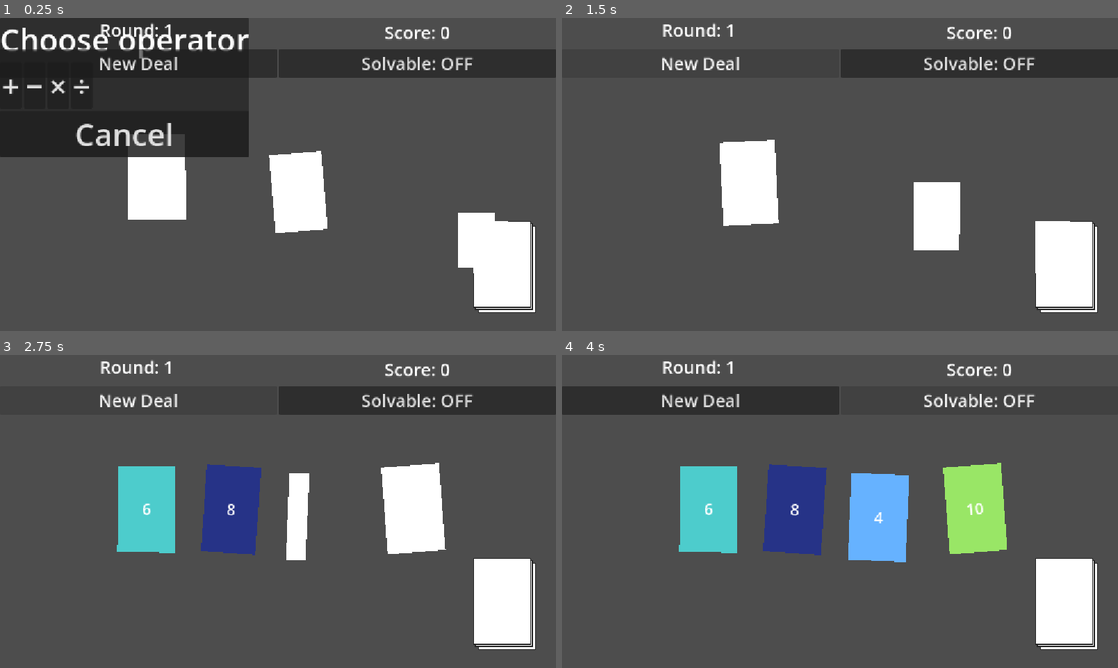
Above: before the commit, frames 1-4 (two rows, left to right).
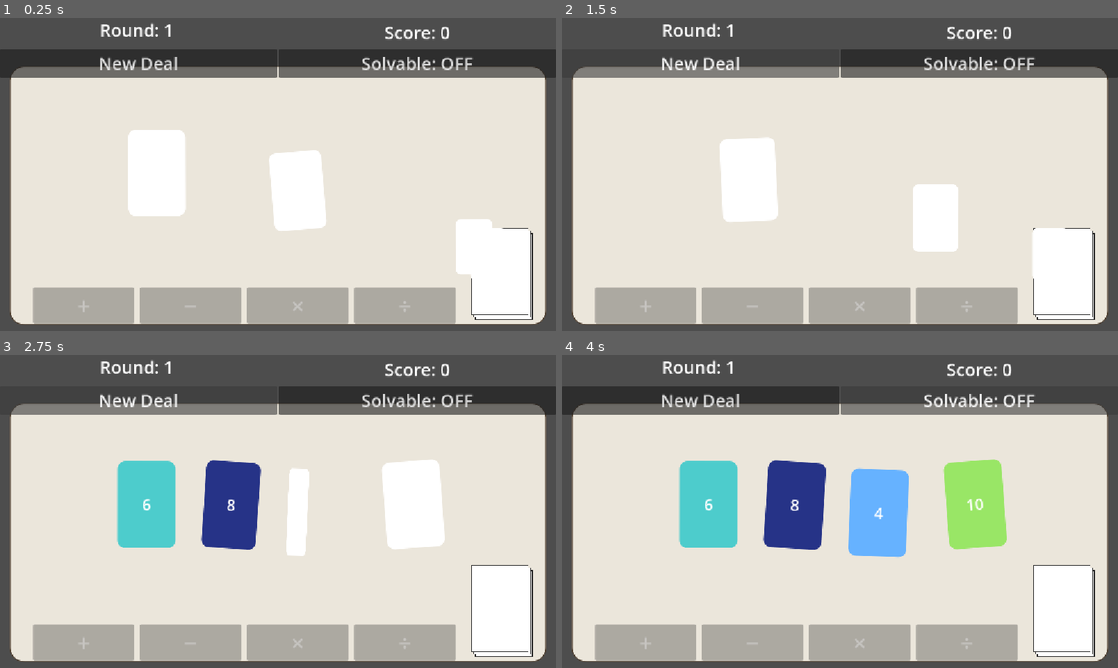
Above: after the commit, the same moments.

Repository: sky-q-xu/card-24
Game: Godot game, scene res://scenes/main.tscn
Two runs of this game, one before a commit and one after it. Both use one fixed random seed, a clock stepped at 60 frames per second and the inputs below.
Inputs (mouse positions are in pixels of both pictures, inside the frame that each line leads up to):
- Up to frame 1 (0.25 s): no input
- Up to frame 2 (1.5 s): click (573, 86) at 0.5 s, where only the run before the commit has a clickable "+"; click "New Deal" at 1.25 s
- Up to frame 3 (2.75 s): click "New Deal" at 2 s
- Up to frame 4 (4 s): click "Solvable: OFF" at 2.75 s; click "Solvable: ON" at 3.5 s

The runs differ from the first frame. In frame 1, 76% of the frame differs, in the area x 0-99%, y 0-98%; in frame 2, 72%; in frame 3, 68%; in frame 4, 66%.
Error in both runs: Invalid assignment of property or key 'input_enabled' with value of type 'bool' on a base object of type 'Nil'. (res://scripts/main.gd:60)

Commit message:
Redesign layout: background panel, bottom operator bar, rounded cards
- Add warm rounded-corner background panel behind the play area
- Move deck to bottom-right corner (975, 435)
- Replace mid-screen OperatorPopup with a permanent bottom bar;
  buttons are disabled until a card drop activates them
- Add 16px corner radius to all card StyleBoxes via _make_style helper
- Restore card rotation on merge cancel

Co-Authored-By: Claude Sonnet 4.6 <noreply@anthropic.com>

Diff:
--- a/scenes/main.tscn
+++ b/scenes/main.tscn
@@ -1,7 +1,7 @@
-[gd_scene load_steps=7 format=3]
+[gd_scene load_steps=8 format=3]
 
 [ext_resource type="Script" path="res://scripts/main.gd" id="1"]
-[ext_resource type="PackedScene" path="res://scenes/operator_popup.tscn" id="2"]
+[ext_resource type="PackedScene" path="res://scenes/operator_bar.tscn" id="2"]
 [ext_resource type="PackedScene" path="res://scenes/hud.tscn" id="3"]
 [ext_resource type="PackedScene" path="res://scenes/screens/win_screen.tscn" id="4"]
 [ext_resource type="PackedScene" path="res://scenes/screens/lose_screen.tscn" id="5"]
@@ -14,27 +14,52 @@
 border_width_bottom = 2
 border_color = Color(0.15, 0.15, 0.15, 1)
 
+[sub_resource type="StyleBoxFlat" id="7"]
+bg_color = Color(0.92, 0.90, 0.86, 1)
+border_width_left = 2
+border_width_top = 2
+border_width_right = 2
+border_width_bottom = 2
+border_color = Color(0.30, 0.24, 0.18, 1)
+corner_radius_top_left = 28
+corner_radius_top_right = 28
+corner_radius_bottom_left = 28
+corner_radius_bottom_right = 28
+
 [node name="Main" type="Node2D"]
 script = ExtResource("1")
+
+[node name="BackgroundLayer" type="CanvasLayer" parent="."]
+layer = -1
+
+[node name="Background" type="Panel" parent="BackgroundLayer"]
+layout_mode = 1
+anchor_right = 1.0
+anchor_bottom = 1.0
+offset_left = 20.0
+offset_top = 100.0
+offset_right = -20.0
+offset_bottom = -12.0
+theme_override_styles/panel = SubResource("7")
 
 [node name="GameBoard" type="Node2D" parent="."]
 
 [node name="CardSlots" type="Node2D" parent="GameBoard"]
 
 [node name="Slot0" type="Marker2D" parent="GameBoard/CardSlots"]
-position = Vector2(246, 234)
+position = Vector2(246, 225)
 
 [node name="Slot1" type="Marker2D" parent="GameBoard/CardSlots"]
-position = Vector2(426, 234)
+position = Vector2(426, 225)
 
 [node name="Slot2" type="Marker2D" parent="GameBoard/CardSlots"]
-position = Vector2(606, 234)
+position = Vector2(606, 225)
 
 [node name="Slot3" type="Marker2D" parent="GameBoard/CardSlots"]
-position = Vector2(786, 234)
+position = Vector2(786, 225)
 
 [node name="Deck" type="Node2D" parent="GameBoard"]
-position = Vector2(980, 420)
+position = Vector2(975, 435)
 
 [node name="Layer2" type="Panel" parent="GameBoard/Deck"]
 offset_left = 10.0
@@ -55,12 +80,7 @@
 offset_bottom = 180.0
 theme_override_styles/panel = SubResource("6")
 
-
-[node name="UILayer" type="CanvasLayer" parent="."]
-
-[node name="OperatorPopup" parent="UILayer" instance=ExtResource("2")]
-layout_mode = 3
-anchors_preset = 0
+[node name="OperatorBar" parent="." instance=ExtResource("2")]
 
 [node name="HUD" parent="." instance=ExtResource("3")]
 
--- /dev/null
+++ b/scenes/operator_bar.tscn
@@ -0,0 +1,50 @@
+[gd_scene load_steps=2 format=3]
+
+[ext_resource type="Script" path="res://scripts/operator_bar.gd" id="1"]
+
+[node name="OperatorBar" type="CanvasLayer"]
+layer = 5
+script = ExtResource("1")
+
+[node name="Bar" type="HBoxContainer" parent="."]
+layout_mode = 1
+anchor_left = 0.06
+anchor_right = 0.82
+anchor_top = 1.0
+anchor_bottom = 1.0
+offset_top = -90.0
+offset_bottom = -15.0
+theme_override_constants/separation = 12
+
+[node name="ButtonPlus" type="Button" parent="Bar"]
+layout_mode = 2
+size_flags_horizontal = 3
+size_flags_vertical = 3
+theme_override_font_sizes/font_size = 48
+text = "+"
+
+[node name="ButtonMinus" type="Button" parent="Bar"]
+layout_mode = 2
+size_flags_horizontal = 3
+size_flags_vertical = 3
+theme_override_font_sizes/font_size = 48
+text = "−"
+
+[node name="ButtonMul" type="Button" parent="Bar"]
+layout_mode = 2
+size_flags_horizontal = 3
+size_flags_vertical = 3
+theme_override_font_sizes/font_size = 48
+text = "×"
+
+[node name="ButtonDiv" type="Button" parent="Bar"]
+layout_mode = 2
+size_flags_horizontal = 3
+size_flags_vertical = 3
+theme_override_font_sizes/font_size = 48
+text = "÷"
+
+[connection signal="pressed" from="Bar/ButtonPlus" to="." method="_on_button_pressed" binds= ["+"]]
+[connection signal="pressed" from="Bar/ButtonMinus" to="." method="_on_button_pressed" binds= ["-"]]
+[connection signal="pressed" from="Bar/ButtonMul" to="." method="_on_button_pressed" binds= ["*"]]
+[connection signal="pressed" from="Bar/ButtonDiv" to="." method="_on_button_pressed" binds= ["/"]]
--- a/scripts/card.gd
+++ b/scripts/card.gd
@@ -21,25 +21,28 @@
 const CARD_W := 120.0
 const CARD_H := 180.0
 
+func _make_style(color: Color) -> StyleBoxFlat:
+	var s := StyleBoxFlat.new()
+	s.bg_color = color
+	s.corner_radius_top_left = 16
+	s.corner_radius_top_right = 16
+	s.corner_radius_bottom_left = 16
+	s.corner_radius_bottom_right = 16
+	return s
+
 func setup(v: float, d: String, s: int) -> void:
 	value = v
 	display = d
 	suit = s
 	$Panel/Label.text = d
-	var style := StyleBoxFlat.new()
-	style.bg_color = _color_for_value(v)
-	$Panel.add_theme_stylebox_override("panel", style)
+	$Panel.add_theme_stylebox_override("panel", _make_style(_color_for_value(v)))
 
 func set_face_down() -> void:
-	var style := StyleBoxFlat.new()
-	style.bg_color = Color(1, 1, 1, 1)
-	$Panel.add_theme_stylebox_override("panel", style)
+	$Panel.add_theme_stylebox_override("panel", _make_style(Color(1, 1, 1, 1)))
 	$Panel/Label.visible = false
 
 func reveal_face() -> void:
-	var style := StyleBoxFlat.new()
-	style.bg_color = _color_for_value(value)
-	$Panel.add_theme_stylebox_override("panel", style)
+	$Panel.add_theme_stylebox_override("panel", _make_style(_color_for_value(value)))
 	$Panel/Label.visible = true
 
 func _color_for_value(v: float) -> Color:
--- a/scripts/main.gd
+++ b/scripts/main.gd
@@ -2,7 +2,7 @@
 
 const CARD_SCENE = preload("res://scenes/card.tscn")
 
-@onready var operator_popup: OperatorPopup = $UILayer/OperatorPopup
+@onready var operator_bar = $OperatorBar
 @onready var _card_slots: Node2D = $GameBoard/CardSlots
 @onready var _deck: Node2D = $GameBoard/Deck
 
@@ -61,22 +61,23 @@
 
 func _on_card_dropped_on(source: Card, target: Card) -> void:
 	_set_cards_interactive(false)
-	var mid := (source.global_position + target.global_position) / 2.0
-	operator_popup.show_at(mid)
+	operator_bar.activate()
 
 	@warning_ignore("confusable_local_declaration")
-	operator_popup.operator_selected.connect(func(op): _merge_resolved.emit(op), CONNECT_ONE_SHOT)
-	operator_popup.cancelled.connect(func(): _merge_resolved.emit(""), CONNECT_ONE_SHOT)
+	operator_bar.operator_selected.connect(func(op): _merge_resolved.emit(op), CONNECT_ONE_SHOT)
+	operator_bar.cancelled.connect(func(): _merge_resolved.emit(""), CONNECT_ONE_SHOT)
 
 	var op: String = await _merge_resolved
 
 	if op == "":
 		source.global_position = source._original_position
+		source.rotation = source._original_rotation
 		_set_cards_interactive(true)
 		return
 
 	var result = _apply_op(source.value, target.value, op)
 	if result == null:
+		operator_bar.deactivate()
 		_set_cards_interactive(true)
 		return
 
--- /dev/null
+++ b/scripts/operator_bar.gd
@@ -0,0 +1,29 @@
+extends CanvasLayer
+
+signal operator_selected(op: String)
+signal cancelled
+
+func _ready() -> void:
+	_set_active(false)
+
+func activate() -> void:
+	_set_active(true)
+
+func deactivate() -> void:
+	_set_active(false)
+
+func _set_active(on: bool) -> void:
+	$Bar/ButtonPlus.disabled = not on
+	$Bar/ButtonMinus.disabled = not on
+	$Bar/ButtonMul.disabled = not on
+	$Bar/ButtonDiv.disabled = not on
+
+func _on_button_pressed(op: String) -> void:
+	deactivate()
+	emit_signal("operator_selected", op)
+
+func _input(event: InputEvent) -> void:
+	if event is InputEventKey and event.keycode == KEY_ESCAPE and event.pressed:
+		if not $Bar/ButtonPlus.disabled:
+			deactivate()
+			emit_signal("cancelled")
